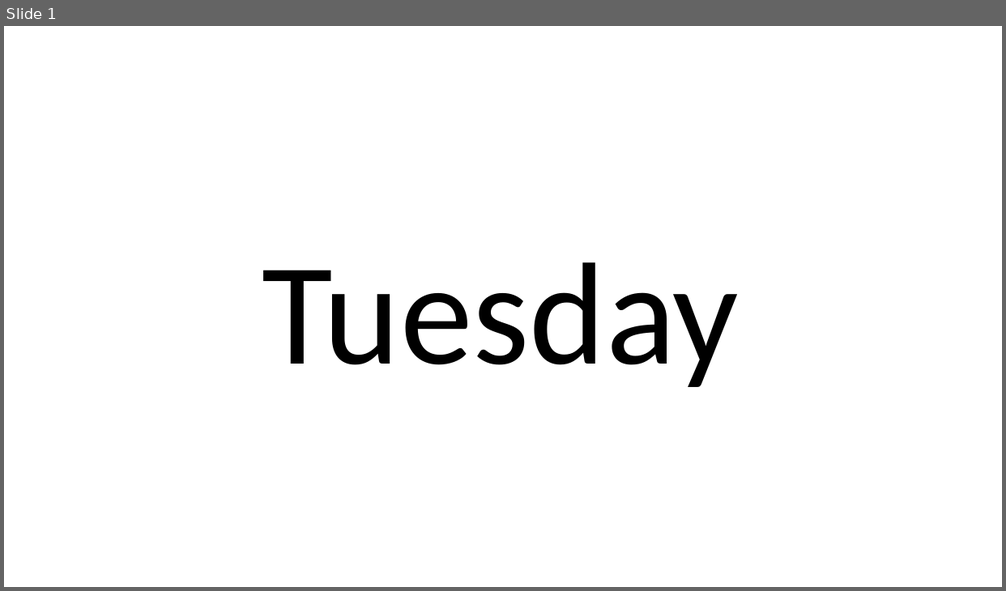
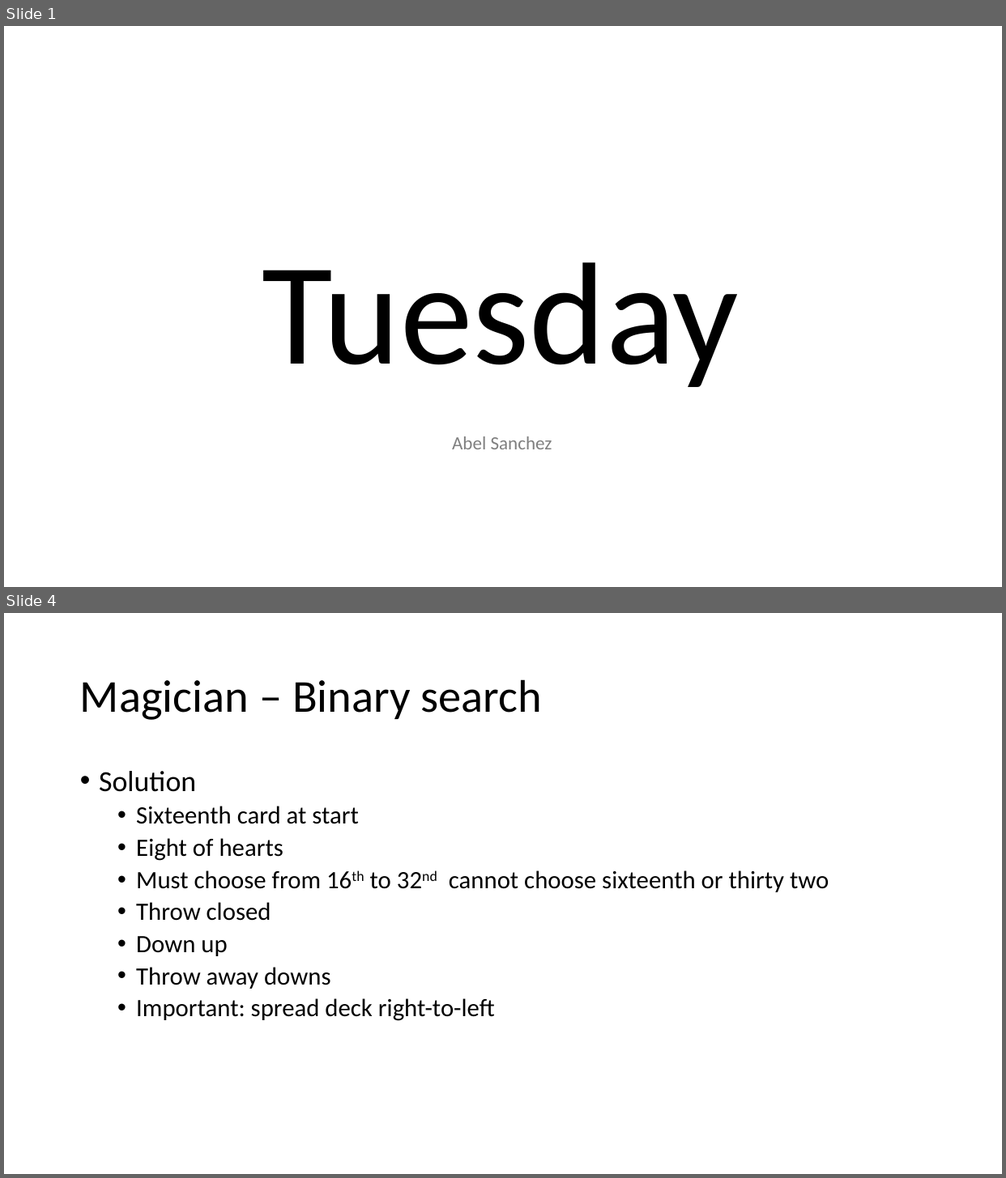
Before and after one commit to heaps/workshop, a slide deck: 02_tuesday/tuesday.pptx. Shown one above the other, each under a label of ours: slide 1 before the commit, slides 1 and 4 after it; the slides between them are not shown. The pictures are 1006x591 and 1006x1178 pixels, drawn with LibreOffice and Linux fonts; fonts in the diff are those of the drawing. Boxes give left, top, right and bottom in pixels: in the first picture for what was removed or moved away, otherwise in the second. Text is boxed around its words. In the diff, an @@ line names an element or a change of style, - is before the commit and + after.

```diff
--- a/02_tuesday/tuesday.pptx
+++ b/02_tuesday/tuesday.pptx
@@ slide 4 added at (4, 613, 1002, 1174), background #FFFFFF @@
@@ title added at (80, 679, 543, 720), 44 pt, text #000000 @@
+Magician – Binary search
@@ text added at (99, 771, 829, 1021), 24 pt, text #000000 @@
+• Solution
+  • Sixteenth card at start
+  • Eight of hearts
+  • Must choose from 16th to 32nd cannot choose sixteenth or thirty two
+  • Throw closed
+  • Down up
+  • Throw away downs
+  • Important: spread deck right-to-left
@@ slide 1 changed as well @@
@@ text added at (452, 437, 552, 450), 18 pt, text #808080 @@
+Abel Sanchez
```
Also in this commit, not shown: 28 other slides added, 16 other files.
